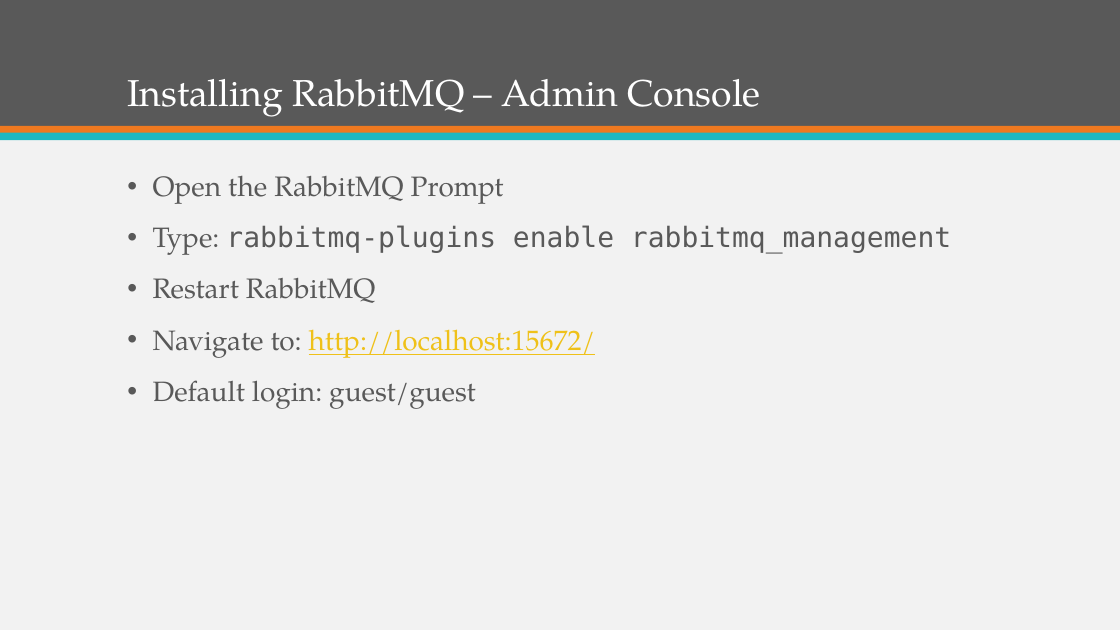
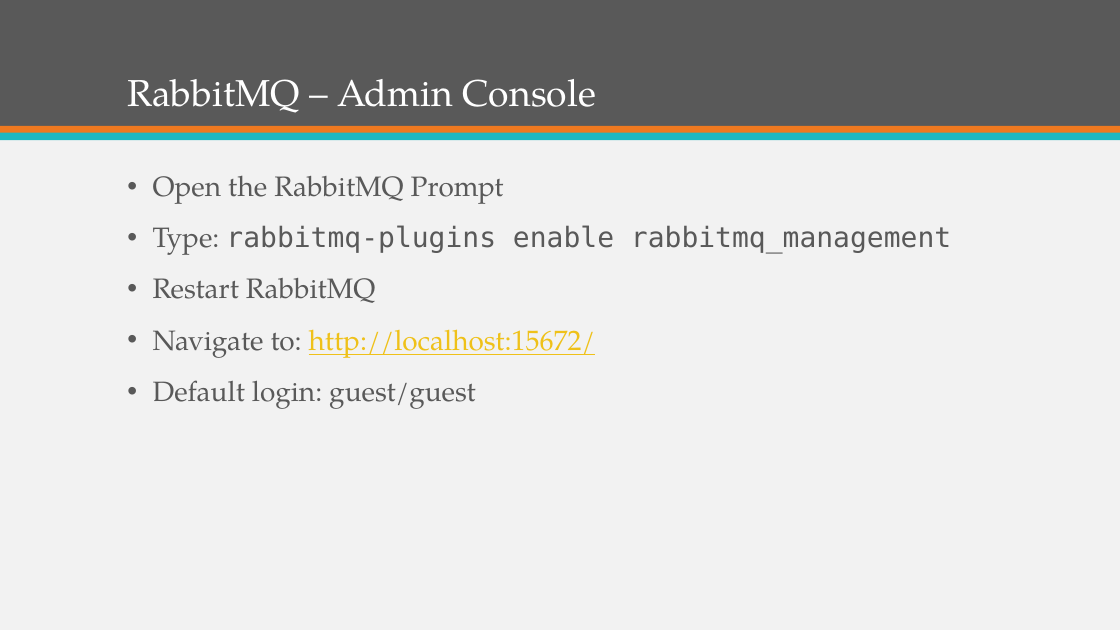
Before and after one commit to ekepes/Presentations, a slide deck: slide 7 of BreakingDownComplexSystemswithRabbitMQ/Breaking Down Complex Systems with RabbitMQ.pptx (slide 4 before the commit). Drawn at 1120x630 pixels with LibreOffice and Linux fonts; fonts in the diff are those of the drawing. Boxes give left, top, right and bottom in pixels: in the first picture for what was removed or moved away, otherwise in the second. Text is boxed around its words. In the diff, an @@ line names an element or a change of style, - is before the commit and + after.

```diff
--- a/BreakingDownComplexSystemswithRabbitMQ/Breaking Down Complex Systems with RabbitMQ.pptx
+++ b/BreakingDownComplexSystemswithRabbitMQ/Breaking Down Complex Systems with RabbitMQ.pptx
@@ title at bbox=[127, 79, 596, 113]: text changed @@
-Installing RabbitMQ – Admin Console
+RabbitMQ – Admin Console
```
Also in this commit, not shown: 1 other slide changed, 21 slides added, 16 other files.
